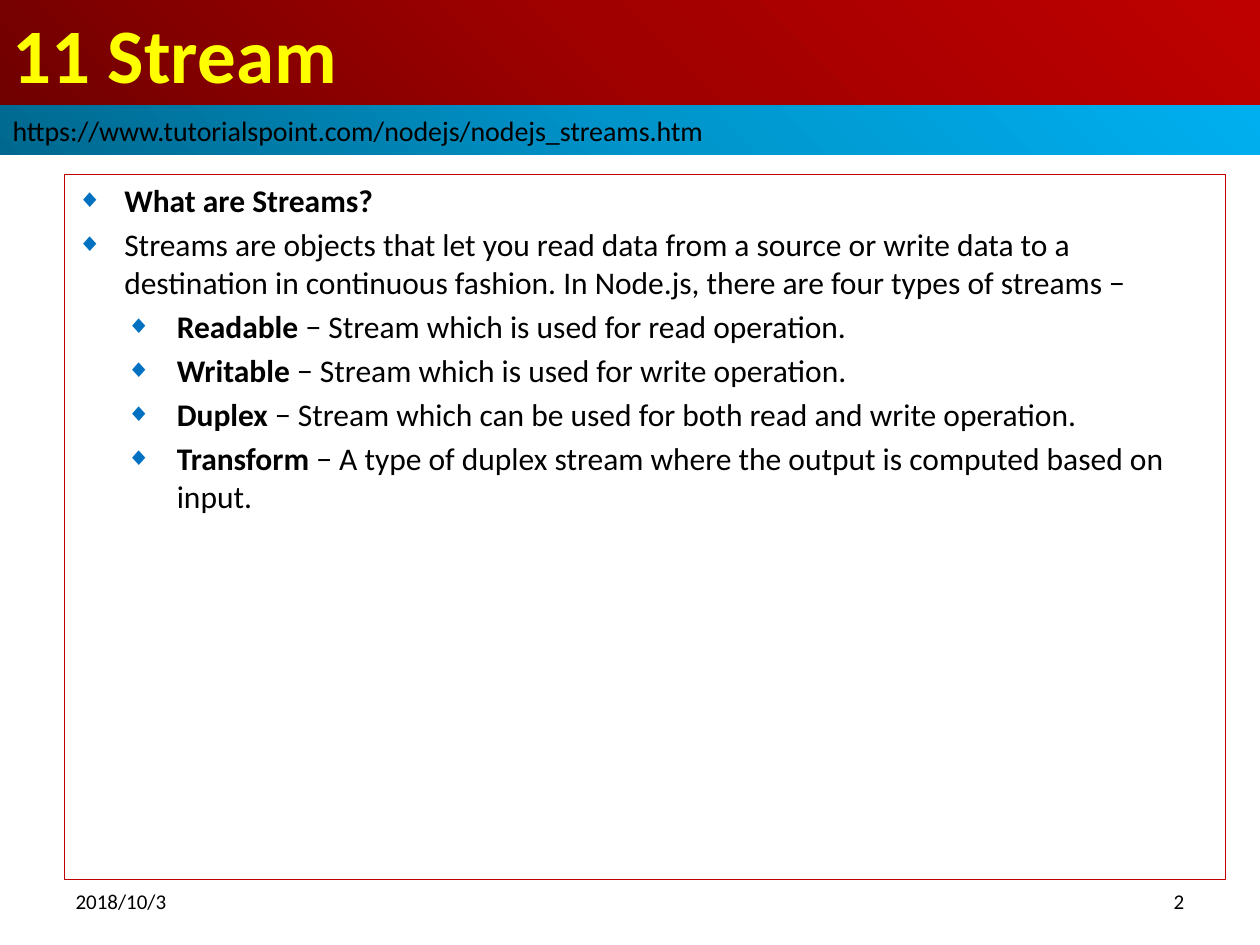
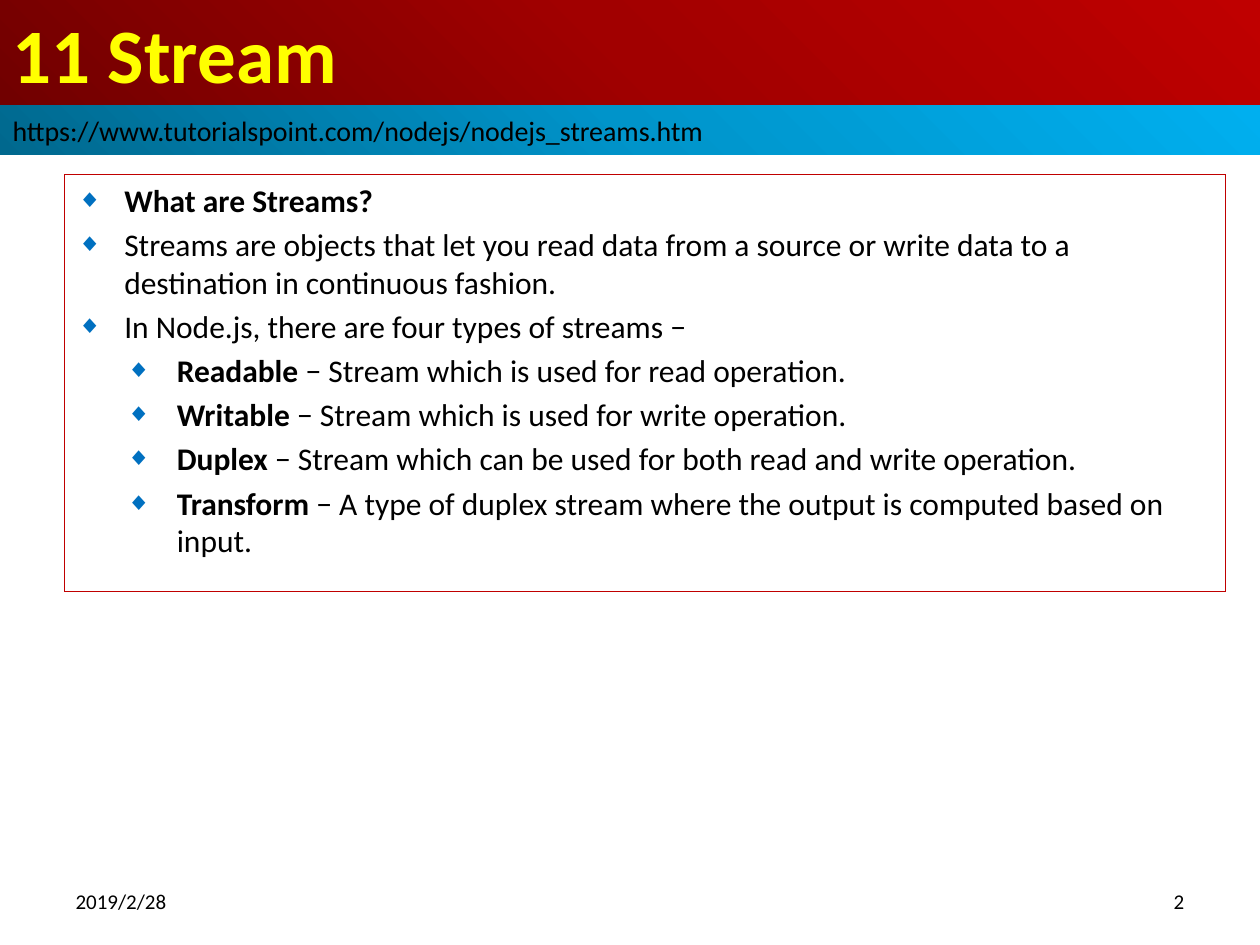
Before and after one commit to peterhchen/100-nodejs-basic, a slide deck: slide 2 of 15_Ch11_Stream.pptx. Drawn at 1260x945 pixels with LibreOffice and Linux fonts; fonts in the diff are those of the drawing. Boxes give left, top, right and bottom in pixels: in the first picture for what was removed or moved away, otherwise in the second. Text is boxed around its words. In the diff, an @@ line names an element or a change of style, - is before the commit and + after.

Commit message:
Stream Operation

```diff
--- a/15_Ch11_Stream.pptx
+++ b/15_Ch11_Stream.pptx
@@ subtitle "What are Streams?": place and size @@
-subtitle "What are Streams?" at bbox=[64, 175, 1225, 879]
+subtitle "What are Streams?" at bbox=[64, 175, 1225, 592]
@@ subtitle at bbox=[124, 234, 1070, 344]: text changed @@
-◆ Streams are objects that let you read data from a source or write data to a destination in continuous fashion. In Node.js, there are four types of streams −
+◆ Streams are objects that let you read data from a source or write data to a destination in continuous fashion.
+◆ In Node.js, there are four types of streams −
@@ text at bbox=[76, 894, 167, 910]: text changed @@
-2018/10/3
+2019/2/28
```
Also in this commit, not shown: 4 other slides changed, 7 slides added, 3 slides removed, 6 other files.
